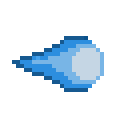
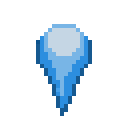
Before/after of a 128 x 128 layered artwork. What changed in the layer stack:
painted on "Layer 1" over [left=12, top=24, right=104, bottom=116]
